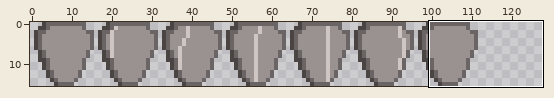
A sprite sheet gets an edit: graphics/moves/defensive/shield_wall.png. Above, an overview of the earlier version with the close-up marked.
Close-up. Earlier state:
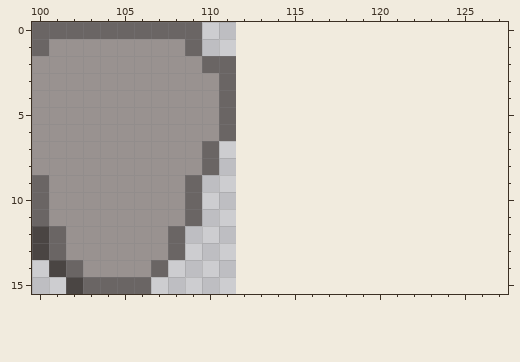
The file is 112x16 pixels. Shown: x 100..127, y 0..15. The old version is drawn lined up with the new one, on the new canvas.
Now the later version:
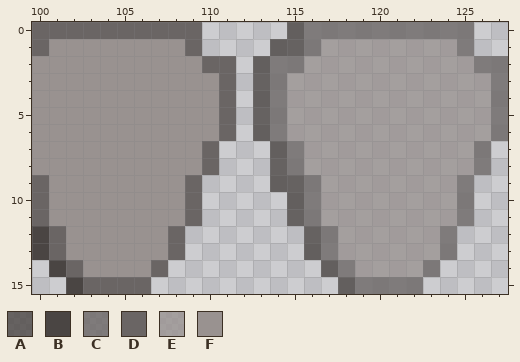
Palette (. is transparent): A #4a4543c8  B #4a4543  C #6a6564c8  D #6a6564  E #999290c8  F #999290
Edits made:
canvas 112x16 -> 128x16
@@ x 111..127 @@
- 0 .................
- 1 .................
- 2 D................
- 3 D................
- 4 D................
- 5 D................
- 6 D................
- 7 .................
- 8 .................
- 9 .................
-10 .................
-11 .................
-12 .................
-13 .................
-14 .................
-15 .................
+ 0 ....ACCCCCCCCCC..
+ 1 ...AACEEEEEEEEC..
+ 2 D.ACCEEEEEEEEEECC
+ 3 D.ACEEEEEEEEEEEEC
+ 4 D.ACEEEEEEEEEEEEC
+ 5 D.ACEEEEEEEEEEEEC
+ 6 D.ACEEEEEEEEEEEEC
+ 7 ...ACEEEEEEEEEEC.
+ 8 ...ACEEEEEEEEEEC.
+ 9 ...AACEEEEEEEEC..
+10 ....ACEEEEEEEEC..
+11 ....ACEEEEEEEEC..
+12 .....ACEEEEEEC...
+13 .....ACEEEEEEC...
+14 ......ACEEEEC....
+15 .......ACCCC.....
Boxes around the changes in both close-ups, in picture pixels (x1, y1, x2, y2):
added: (253, 22, 508, 294)
